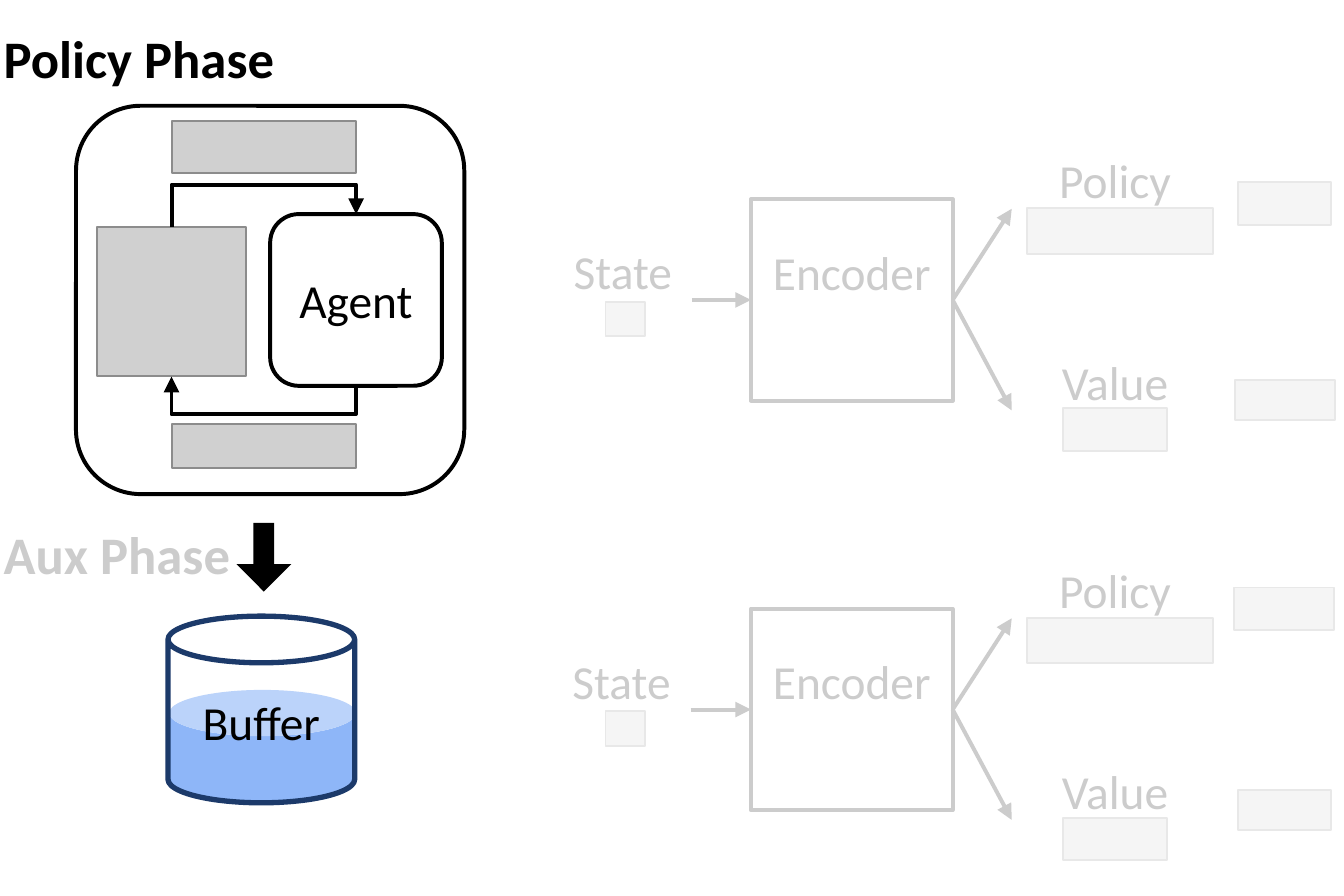
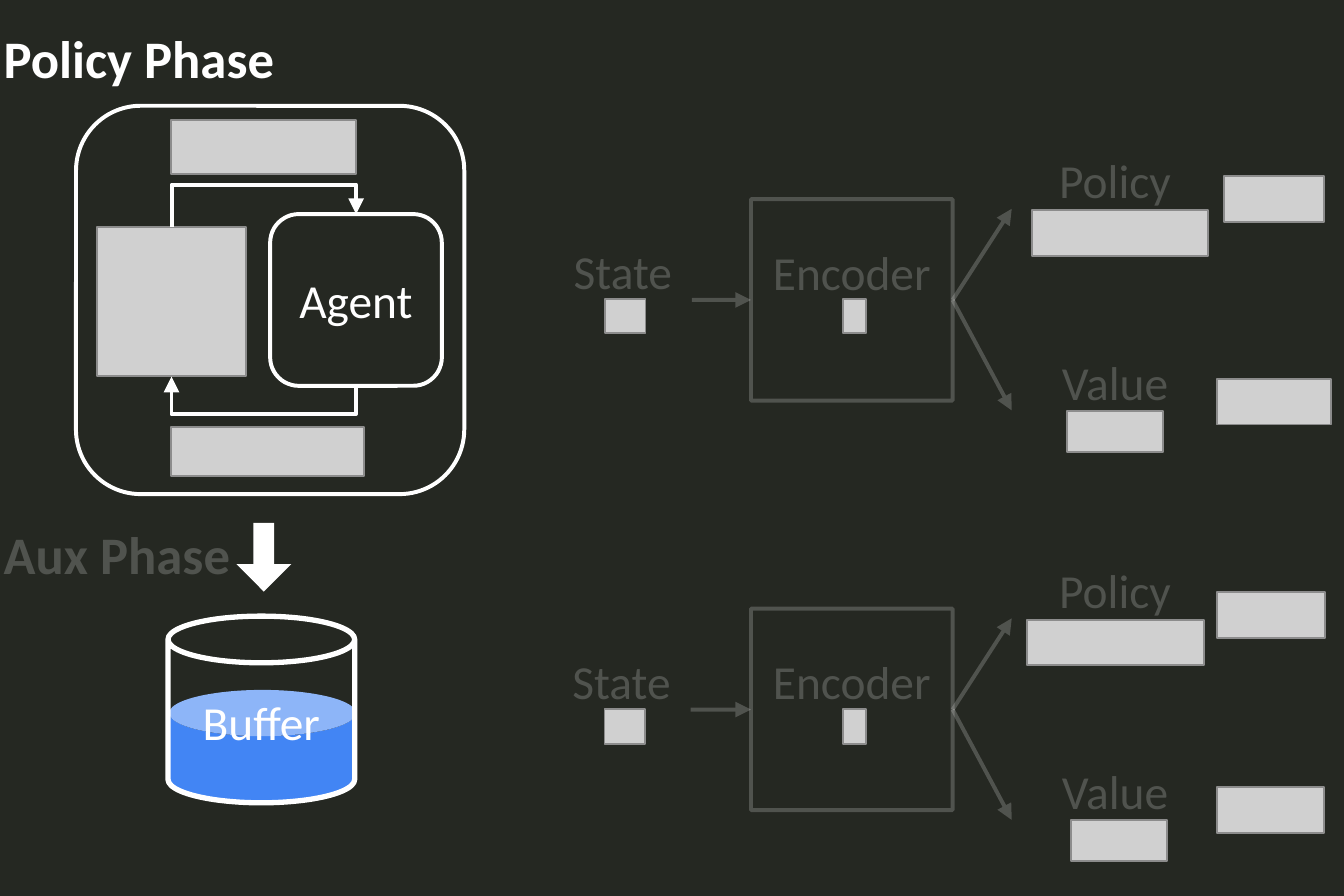
Before and after one commit to symoon11/symoon11.github.io, a slide deck: slide 6 of images/moon22neurips_dark.pptx. Drawn at 1344x896 pixels with LibreOffice and Linux fonts; fonts in the diff are those of the drawing; grey boxes stand for pictures; background and template pictures are left out. Boxes give left, top, right and bottom in pixels: in the first picture for what was removed or moved away, otherwise in the second. Text is boxed around its words. In the diff, an @@ line names an element or a change of style, - is before the commit and + after.

```diff
--- a/images/moon22neurips_dark.pptx
+++ b/images/moon22neurips_dark.pptx
@@ background #FFFFFF to #252822 @@
@@ text "Policy Phase" at (4,41,274,87): text colour #000000 to #FFFFFF @@
@@ rounded rectangle at (76,106,464,495): outline #000000 1.5 pt to #FFFFFF 1.5 pt @@
@@ rectangle removed at (552,119,1342,491) @@
@@ picture: place and size @@
-picture at (1238,182,1331,226)
+picture at (1223,176,1323,222)
@@ elbow arrow (171, 227) - (356, 214): stroke #000000 1.5 pt to #FFFFFF 1.5 pt @@
@@ rectangle "Encoder" at (751,199,952,400): text colour #000000 to #FFFFFF at 20% opacity; outline #000000 1.5 pt to #FFFFFF 1.5 pt @@
@@ arrow (952, 300) - (1010, 209): stroke #000000 1.5 pt to #FFFFFF 1.5 pt @@
@@ rounded rectangle "Agent" at (269,214,442,387): text colour #000000 to #FFFFFF; outline #000000 1.5 pt to #FFFFFF 1.5 pt @@
@@ text colour #000000 to #FFFFFF at 20% opacity in 7 elements at (4,537,230,574), (1059,575,1171,620), (1062,776,1168,822), (572,669,670,711), (1059,165,1171,210), (1062,367,1168,412), (574,259,672,302) @@
@@ picture: place and size @@
-picture at (1026,209,1211,254)
+picture at (1031,210,1208,256)
@@ arrow (692, 300) - (751, 300): stroke #000000 1.5 pt to #FFFFFF 1.5 pt @@
@@ picture added at (842,300,866,334) @@
@@ arrow (952, 300) - (1010, 409): stroke #000000 1.5 pt to #FFFFFF 1.5 pt @@
@@ elbow arrow (356, 385) - (171, 377): stroke #000000 1.5 pt to #FFFFFF 1.5 pt @@
@@ picture: place and size @@
-picture at (1234,379,1335,419)
+picture at (1217,379,1331,425)
@@ picture: place and size @@
-picture at (1063,408,1168,449)
+picture at (1067,411,1164,453)
@@ picture: place and size @@
-picture at (171,425,354,468)
+picture at (171,427,364,476)
@@ rectangle removed at (0,519,237,584) @@
@@ down arrow at (237,523,292,591): fill #000000 to #FFFFFF @@
@@ rectangle removed at (542,516,1344,887) @@
@@ picture: place and size @@
-picture at (1234,588,1335,629)
+picture at (1217,591,1325,637)
@@ cylinder "Buffer" at (169,616,354,802): text colour #000000 to #FFFFFF; outline #1D3A6B 2 pt to #FFFFFF 2 pt @@
@@ rectangle "Encoder" at (751,608,952,809): text colour #000000 to #FFFFFF at 20% opacity; outline #000000 1.5 pt to #FFFFFF 1.5 pt @@
@@ arrow (952, 709) - (1010, 618): stroke #000000 1.5 pt to #FFFFFF 1.5 pt @@
@@ picture: place and size @@
-picture at (1026,618,1211,663)
+picture at (1026,620,1202,665)
@@ cylinder at (169,690,354,802): fill #8EB6F8 to #4285F4 @@
@@ arrow (690, 709) - (751, 709): stroke #000000 1.5 pt to #FFFFFF 1.5 pt @@
@@ picture added at (842,709,866,743) @@
@@ arrow (952, 709) - (1010, 819): stroke #000000 1.5 pt to #FFFFFF 1.5 pt @@
@@ picture: place and size @@
-picture at (1238,790,1331,830)
+picture at (1217,787,1323,832)
@@ picture: place and size @@
-picture at (1063,817,1168,859)
+picture at (1071,819,1168,861)
```
Also in this commit, not shown: 13 other slides changed, 1 slide added, 3 other files.
